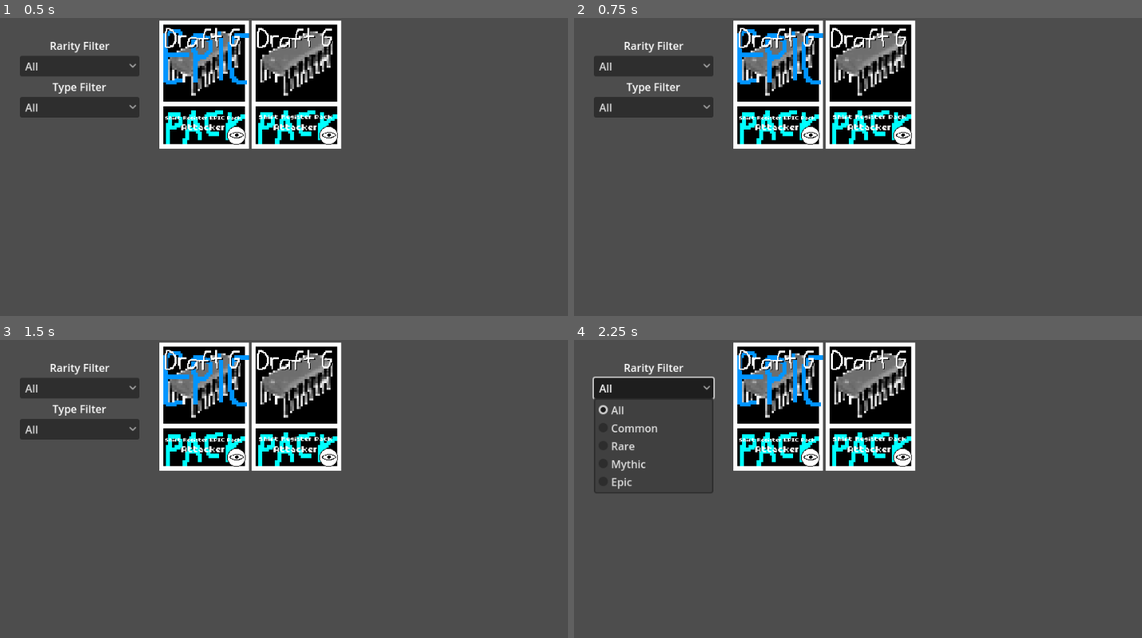
Above: before the commit, frames 1-4 (two rows, left to right).
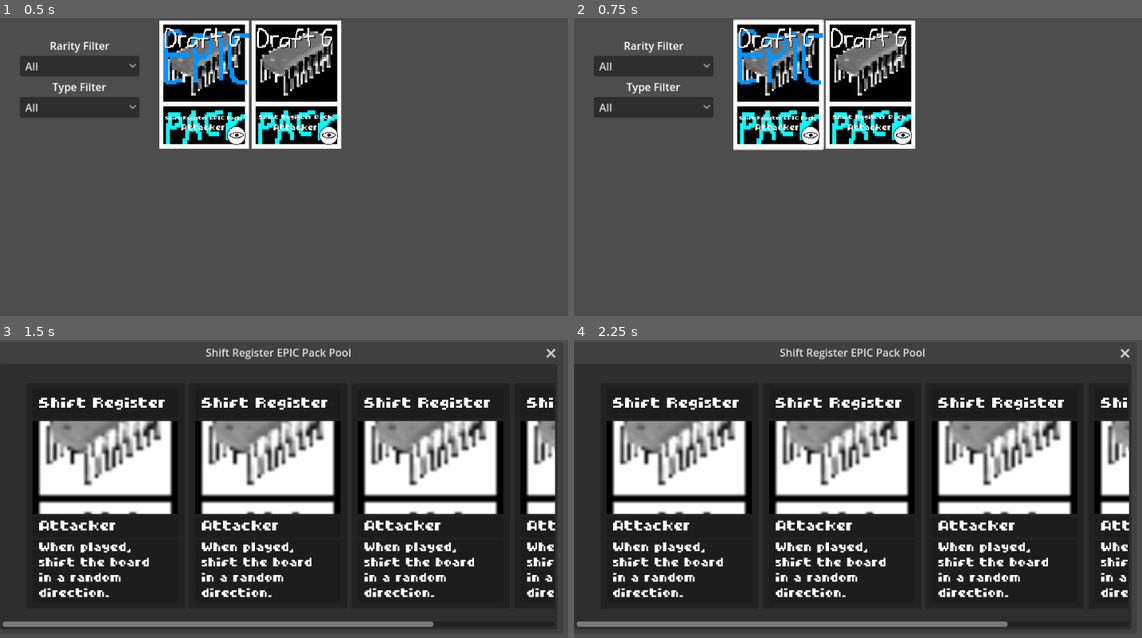
Above: after the commit, the same moments.

Repository: NobleMetalLabs/the-genesis-gambit
Game: Godot game, scene res://scn/menu/SelectPacks.tscn
The game is run twice, just before and just after one commit, with the same random seed, the same clock (stepped at 60 frames per second) and the same inputs. This scene is started directly instead of the project's main scene.
Inputs (mouse positions are in pixels of both pictures, inside the frame that each line leads up to):
- Up to frame 1 (0.5 s): no input
- Up to frame 2 (0.75 s): click (778, 83) at 0.52 s
- Up to frame 3 (1.5 s): click (238, 456) at 1.27 s
- Up to frame 4 (2.25 s): click "All" at 2 s

Frame 1 is identical in both runs. In frame 2, 0.3% of the frame differs, in the area x 28-45%, y 0-45%; in frame 3, 84%, in the area x 0-99%, y 0-98%; in frame 4, 84%.

Commit message:
Create ViewPackPool popup

Diff:
--- a/ast/game/cardpacks/data/ShiftRegisterEpicPack.tres
+++ b/ast/game/cardpacks/data/ShiftRegisterEpicPack.tres
@@ -1,19 +1,34 @@
-[gd_resource type="Resource" script_class="PackMetadata" load_steps=6 format=3 uid="uid://e6dpk175mi33"]
+[gd_resource type="Resource" script_class="PackMetadata" load_steps=9 format=3 uid="uid://e6dpk175mi33"]
 
 [ext_resource type="Resource" uid="uid://dfpmseflf6h0b" path="res://ast/game/cards/logic/ShiftRegister.tres" id="1_pam31"]
 [ext_resource type="Script" path="res://lib/CardWithProbability.gd" id="2_8wxxr"]
 [ext_resource type="Texture2D" uid="uid://b7ps156778jt5" path="res://ast/game/cardpacks/fgs/test-pack-epic.png" id="2_rjryq"]
 [ext_resource type="Script" path="res://lib/PackMetadata.gd" id="4_ncax0"]
 
-[sub_resource type="Resource" id="Resource_mfgy6"]
+[sub_resource type="Resource" id="Resource_duk31"]
 script = ExtResource("2_8wxxr")
 card = ExtResource("1_pam31")
-probability = 5484
+probability = 1
+
+[sub_resource type="Resource" id="Resource_0rgqg"]
+script = ExtResource("2_8wxxr")
+card = ExtResource("1_pam31")
+probability = 2
+
+[sub_resource type="Resource" id="Resource_ieky8"]
+script = ExtResource("2_8wxxr")
+card = ExtResource("1_pam31")
+probability = 3
+
+[sub_resource type="Resource" id="Resource_t530b"]
+script = ExtResource("2_8wxxr")
+card = ExtResource("1_pam31")
+probability = 4
 
 [resource]
 script = ExtResource("4_ncax0")
 name = "Shift Register EPIC Pack"
 image = ExtResource("2_rjryq")
-all_cards = Array[ExtResource("2_8wxxr")]([SubResource("Resource_mfgy6")])
+card_pool = Array[ExtResource("2_8wxxr")]([SubResource("Resource_duk31"), SubResource("Resource_0rgqg"), SubResource("Resource_ieky8"), SubResource("Resource_t530b")])
 rarity = "Epic"
 type = "Attacker"
--- a/ast/game/cardpacks/data/ShiftRegisterPack.tres
+++ b/ast/game/cardpacks/data/ShiftRegisterPack.tres
@@ -1,36 +1,19 @@
-[gd_resource type="Resource" script_class="PackMetadata" load_steps=9 format=3 uid="uid://83l27bl2mylr"]
+[gd_resource type="Resource" script_class="PackMetadata" load_steps=6 format=3 uid="uid://83l27bl2mylr"]
 
 [ext_resource type="Resource" uid="uid://dfpmseflf6h0b" path="res://ast/game/cards/logic/ShiftRegister.tres" id="1_ge3wr"]
 [ext_resource type="Script" path="res://lib/CardWithProbability.gd" id="1_k472e"]
-[ext_resource type="Script" path="res://lib/CardMetadata.gd" id="1_ko70m"]
 [ext_resource type="Texture2D" uid="uid://blraur8on344p" path="res://ast/game/cardpacks/fgs/test-pack.png" id="2_3law0"]
 [ext_resource type="Script" path="res://lib/PackMetadata.gd" id="2_803ek"]
 
-[sub_resource type="Resource" id="Resource_8td78"]
-script = ExtResource("1_ko70m")
-id = 0
-name = ""
-type = ""
-rarity = "Common"
-cost = 0
-hp = 0
-power = 0
-defense = 0
-
-[sub_resource type="Resource" id="Resource_c5w3x"]
-script = ExtResource("1_k472e")
-card = SubResource("Resource_8td78")
-probability = 1
-
-[sub_resource type="Resource" id="Resource_fdw5p"]
+[sub_resource type="Resource" id="Resource_ydsyg"]
 script = ExtResource("1_k472e")
 card = ExtResource("1_ge3wr")
-probability = 1
+probability = 100
 
 [resource]
 script = ExtResource("2_803ek")
 name = "Shift Register Pack"
 image = ExtResource("2_3law0")
-all_cards = Array[ExtResource("1_k472e")]([SubResource("Resource_c5w3x"), SubResource("Resource_fdw5p")])
+card_pool = Array[ExtResource("1_k472e")]([SubResource("Resource_ydsyg")])
 rarity = "Common"
 type = "Attacker"
--- a/ast/game/cards/logic/ShiftRegister.tres
+++ b/ast/game/cards/logic/ShiftRegister.tres
@@ -9,7 +9,7 @@
 id = 0
 name = "Shift Register"
 image = ExtResource("1_v7l0a")
-type = "Thingie"
+type = "Attacker"
 rarity = "Common"
 cost = 0
 hp = 0
--- a/ast/ui/TitleLabelSettings.tres
+++ b/ast/ui/TitleLabelSettings.tres
@@ -4,4 +4,4 @@
 
 [resource]
 font = ExtResource("1_5rhte")
-font_size = 24
+font_size = 50
--- a/lib/PackMetadata.gd
+++ b/lib/PackMetadata.gd
@@ -3,7 +3,7 @@
 
 @export var name : String
 @export var image : Texture
-@export var all_cards : Array[CardWithProbability]
+@export var card_pool : Array[CardWithProbability]
 
 @export_enum("Common", "Rare", "Mythic", "Epic") var rarity: String = "Common"
 @export_enum("Instant", "Attacker", "Support") var type : String
--- a/scn/menu/SelectPacks.tscn
+++ b/scn/menu/SelectPacks.tscn
@@ -1,9 +1,11 @@
-[gd_scene load_steps=2 format=3 uid="uid://bjqwh86m7fs6b"]
+[gd_scene load_steps=3 format=3 uid="uid://bjqwh86m7fs6b"]
 
 [ext_resource type="Script" path="res://src/menu/SelectPacks.gd" id="1_cwgrl"]
+[ext_resource type="PackedScene" uid="uid://rihm7nhisdhj" path="res://scn/ui/UIFullPack.tscn" id="2_n0gj3"]
 
 [node name="SelectPacks" type="Node2D"]
 script = ExtResource("1_cwgrl")
+pack_scene = ExtResource("2_n0gj3")
 metadata/_edit_lock_ = true
 
 [node name="ScrollContainer" type="ScrollContainer" parent="."]
--- /dev/null
+++ b/scn/menu/ViewPackPool.tscn
@@ -0,0 +1,33 @@
+[gd_scene load_steps=3 format=3 uid="uid://da2seysyaf186"]
+
+[ext_resource type="PackedScene" uid="uid://db8am01hwwg1q" path="res://scn/ui/UIFullCard.tscn" id="1_qrygb"]
+[ext_resource type="Script" path="res://src/menu/ViewPackPool.gd" id="1_ukmt6"]
+
+[node name="ViewPackPool" type="PopupPanel"]
+title = "Hi"
+position = Vector2i(0, 36)
+size = Vector2i(840, 400)
+visible = true
+borderless = false
+script = ExtResource("1_ukmt6")
+card_scene = ExtResource("1_qrygb")
+
+[node name="ScrollContainer" type="ScrollContainer" parent="."]
+offset_left = 4.0
+offset_top = 4.0
+offset_right = 836.0
+offset_bottom = 396.0
+size_flags_horizontal = 3
+size_flags_vertical = 3
+
+[node name="MarginContainer" type="MarginContainer" parent="ScrollContainer"]
+layout_mode = 2
+theme_override_constants/margin_left = 25
+theme_override_constants/margin_top = 25
+theme_override_constants/margin_right = 25
+theme_override_constants/margin_bottom = 25
+
+[node name="POOL-CONTAINER" type="HBoxContainer" parent="ScrollContainer/MarginContainer"]
+unique_name_in_owner = true
+layout_mode = 2
+theme_override_constants/separation = -15
--- a/scn/ui/UIFullCard.tscn
+++ b/scn/ui/UIFullCard.tscn
@@ -1,10 +1,23 @@
-[gd_scene load_steps=5 format=3 uid="uid://db8am01hwwg1q"]
+[gd_scene load_steps=8 format=3 uid="uid://db8am01hwwg1q"]
 
-[ext_resource type="LabelSettings" uid="uid://weqtjt6ioq07" path="res://ast/ui/BodyLabelSettings.tres" id="1_7ipja"]
 [ext_resource type="LabelSettings" uid="uid://cw57svhh0ogg2" path="res://ast/ui/TitleLabelSettings.tres" id="1_7rt17"]
 [ext_resource type="Script" path="res://src/ui/UIFullCard.gd" id="1_c4m40"]
+[ext_resource type="Script" path="res://src/ui/AutoSizeLabel.gd" id="3_fxsx7"]
+[ext_resource type="FontFile" uid="uid://d2oaifr2k5au7" path="res://ast/ui/fonts/counting_apples.ttf" id="3_g4b44"]
 
 [sub_resource type="StyleBoxEmpty" id="StyleBoxEmpty_jjl1y"]
+
+[sub_resource type="LabelSettings" id="LabelSettings_yl11k"]
+resource_local_to_scene = true
+font = ExtResource("3_g4b44")
+font_size = 42
+outline_color = Color(0, 0, 0, 0)
+
+[sub_resource type="LabelSettings" id="LabelSettings_sw8rr"]
+resource_local_to_scene = true
+font = ExtResource("3_g4b44")
+font_size = 20
+outline_color = Color(0, 0, 0, 0)
 
 [node name="UIFullCard" type="AspectRatioContainer"]
 anchors_preset = 15
@@ -59,6 +72,7 @@
 text = "Black Lotus"
 label_settings = ExtResource("1_7rt17")
 vertical_alignment = 1
+script = ExtResource("3_fxsx7")
 
 [node name="ImagePanel" type="PanelContainer" parent="PanelContainer/VBoxContainer/HBoxContainer/PanelsHolder"]
 layout_mode = 2
@@ -85,8 +99,10 @@
 unique_name_in_owner = true
 layout_mode = 2
 text = "Artifact"
-label_settings = ExtResource("1_7ipja")
+label_settings = SubResource("LabelSettings_yl11k")
 vertical_alignment = 1
+script = ExtResource("3_fxsx7")
+fill_percentage = 0.6
 
 [node name="DescriptionPanel" type="PanelContainer" parent="PanelContainer/VBoxContainer/HBoxContainer/PanelsHolder"]
 layout_mode = 2
@@ -104,7 +120,7 @@
 layout_mode = 2
 size_flags_vertical = 1
 text = "Tap, Sacrifice Black Lotus: Add three mana of any one color to your mana pool."
-label_settings = ExtResource("1_7ipja")
+label_settings = SubResource("LabelSettings_sw8rr")
 vertical_alignment = 1
 autowrap_mode = 3
 
--- a/scn/ui/UIFullPack.gd
+++ b/scn/ui/UIFullPack.gd
@@ -8,8 +8,18 @@
 @onready var inspect_button : Button = $"%INSPECT-BUTTON"
 var _metadata : PackMetadata
 
+@export var view_pack_popup_scn : PackedScene
+
 func set_metadata(metadata : PackMetadata) -> void:
 	_metadata = metadata
 	title_label.text = metadata.name
 	image_trect.texture = metadata.image
 	type_label.text = metadata.type
+
+func _ready() -> void:
+	inspect_button.pressed.connect(
+		func() -> void:
+			var new_view_popup : PopupPanel = view_pack_popup_scn.instantiate()
+			add_child(new_view_popup, true)
+			new_view_popup.show_with_metadata(_metadata)
+	)
--- a/scn/ui/UIFullPack.tscn
+++ b/scn/ui/UIFullPack.tscn
@@ -1,6 +1,7 @@
-[gd_scene load_steps=8 format=3 uid="uid://rihm7nhisdhj"]
+[gd_scene load_steps=9 format=3 uid="uid://rihm7nhisdhj"]
 
 [ext_resource type="Script" path="res://scn/ui/UIFullPack.gd" id="1_qfa0v"]
+[ext_resource type="PackedScene" uid="uid://da2seysyaf186" path="res://scn/menu/ViewPackPool.tscn" id="2_cjb10"]
 [ext_resource type="Texture2D" uid="uid://ddxq6of8xesw3" path="res://ast/ui/image/banner.png" id="3_0bcd4"]
 [ext_resource type="LabelSettings" uid="uid://weqtjt6ioq07" path="res://ast/ui/BodyLabelSettings.tres" id="3_h3ru6"]
 [ext_resource type="Script" path="res://src/ui/AutoSizeLabel.gd" id="4_e0jia"]
@@ -10,7 +11,7 @@
 [sub_resource type="LabelSettings" id="LabelSettings_65ulp"]
 resource_local_to_scene = true
 font = ExtResource("4_kb103")
-font_size = 59
+font_size = 39
 outline_color = Color(0, 0, 0, 0)
 
 [node name="UIFullPack" type="AspectRatioContainer"]
@@ -20,11 +21,14 @@
 anchor_bottom = 1.0
 grow_horizontal = 2
 grow_vertical = 2
+mouse_filter = 2
 ratio = 0.7
 script = ExtResource("1_qfa0v")
+view_pack_popup_scn = ExtResource("2_cjb10")
 
 [node name="PanelContainer" type="PanelContainer" parent="."]
 layout_mode = 2
+mouse_filter = 2
 
 [node name="FULL-BUTTON" type="Button" parent="PanelContainer"]
 unique_name_in_owner = true
@@ -122,27 +126,32 @@
 
 [node name="___" type="VBoxContainer" parent="."]
 layout_mode = 2
+mouse_filter = 2
 alignment = 2
 
 [node name="Control" type="Control" parent="___"]
 layout_mode = 2
 size_flags_vertical = 3
 size_flags_stretch_ratio = 6.0
+mouse_filter = 2
 
 [node name="____" type="HBoxContainer" parent="___"]
 layout_mode = 2
 size_flags_vertical = 3
+mouse_filter = 2
 alignment = 2
 
 [node name="Control" type="Control" parent="___/____"]
 layout_mode = 2
 size_flags_horizontal = 3
 size_flags_stretch_ratio = 3.0
+mouse_filter = 2
 
 [node name="MarginContainer" type="MarginContainer" parent="___/____"]
 layout_mode = 2
 size_flags_horizontal = 3
 size_flags_vertical = 3
+mouse_filter = 2
 theme_override_constants/margin_right = 5
 theme_override_constants/margin_bottom = 5
 
@@ -153,6 +162,7 @@
 
 [node name="TextureRect" type="TextureRect" parent="___/____/MarginContainer"]
 layout_mode = 2
+mouse_filter = 2
 texture = ExtResource("5_mv0co")
 expand_mode = 5
 stretch_mode = 4
--- a/src/menu/SelectPacks.gd
+++ b/src/menu/SelectPacks.gd
@@ -1,7 +1,7 @@
 extends Node
 
 @export var cardpack_path : String = "res://ast/game/cardpacks/data"
-var pack_scene : PackedScene = load("res://scn/ui/UIFullPack.tscn")
+@export var pack_scene : PackedScene
 @onready var pack_container : GridContainer = $"%GRID-CONTAINER"
 @onready var rarity_filter : OptionButton = $"%RARITY-FILTER"
 @onready var type_filter : OptionButton = $"%TYPE-FILTER"
--- /dev/null
+++ b/src/menu/ViewPackPool.gd
@@ -0,0 +1,15 @@
+extends PopupPanel
+
+@export var card_scene : PackedScene
+@onready var pool_container : HBoxContainer = $"%POOL-CONTAINER"
+
+func show_with_metadata(metadata : PackMetadata) -> void:
+	title = metadata.name + " Pool"
+	var card_pool : Array = metadata.card_pool
+	for card_with_prob : CardWithProbability in card_pool:
+		var new_card_data : CardMetadata = card_with_prob.card
+		var new_card : UIFullCard = card_scene.instantiate()
+
+		pool_container.add_child(new_card, true)
+		new_card.set_metadata(new_card_data)
+		new_card.custom_minimum_size = Vector2(260,340)
